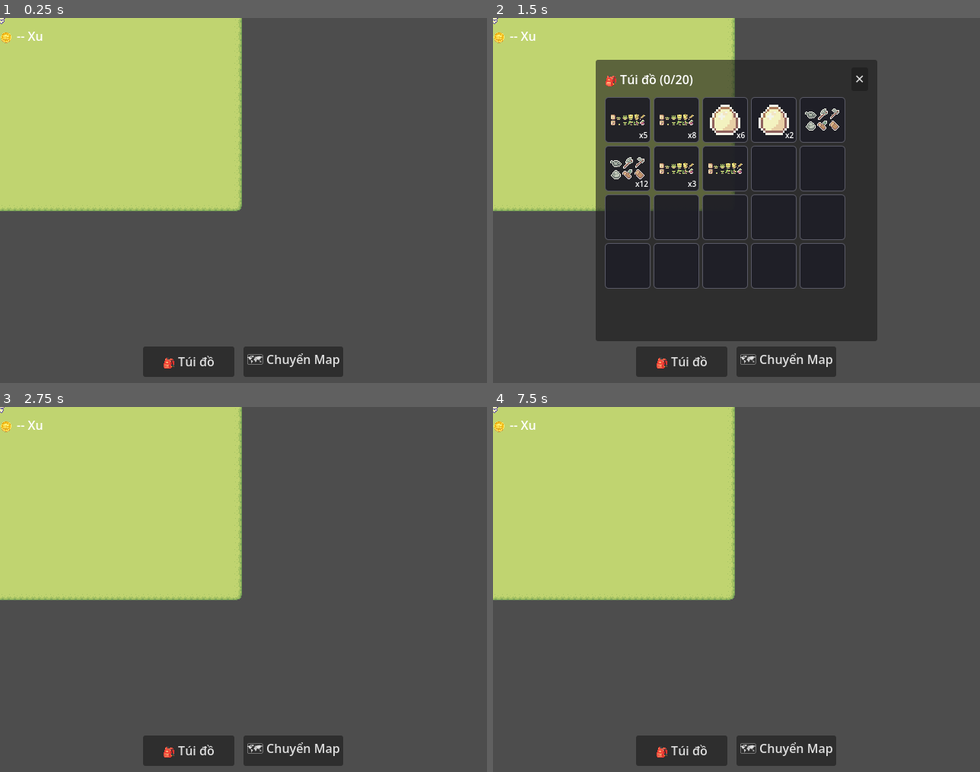
Above: before the commit, frames 1-4 (two rows, left to right).
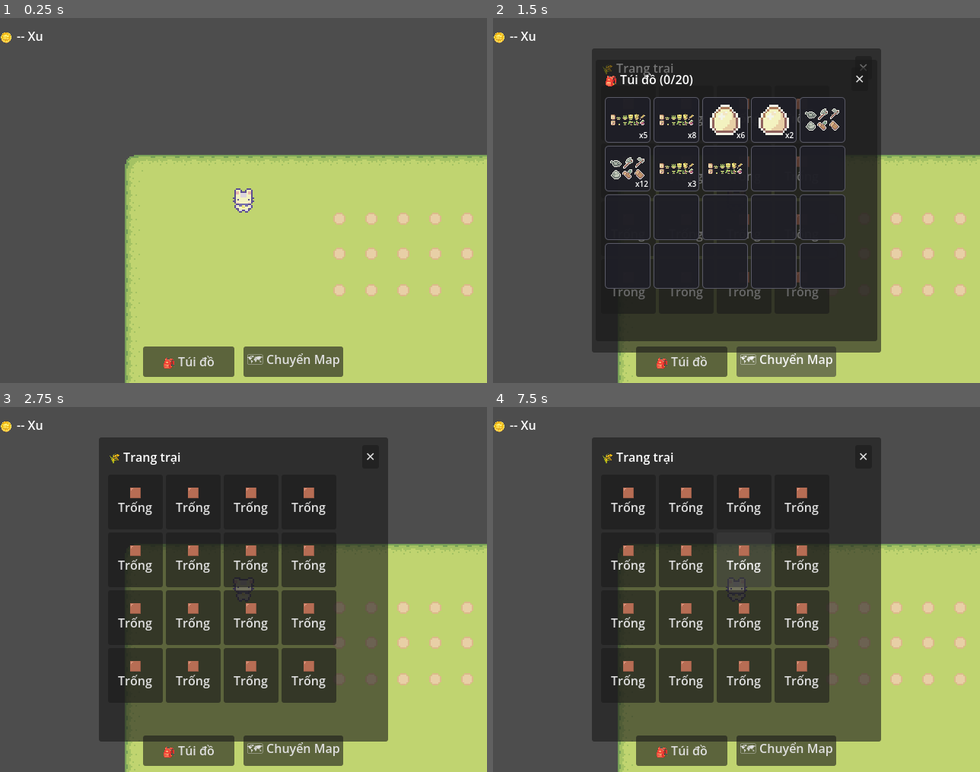
Above: after the commit, the same moments.

Repository: iknizzz1807/avatar-game-online
Game: Godot game, scene res://scenes/game.tscn
Two runs of this game, one before a commit and one after it. Both use one fixed random seed, a clock stepped at 60 frames per second and the inputs below.
Inputs (mouse positions are in pixels of both pictures, inside the frame that each line leads up to):
- Up to frame 1 (0.25 s): no input
- Up to frame 2 (1.5 s): click "🎒 Túi đồ" at 0.5 s; click "🗺 Chuyển Map" at 1.25 s
- Up to frame 3 (2.75 s): click "✕" at 2 s
- Up to frame 4 (7.5 s): click (629, 501) at 2.75 s, where only the run after the commit has a clickable "🟫 Trống"; click (687, 501) at 3.5 s, where only the run after the commit has a clickable "🟫 Trống"; click (746, 501) at 4.25 s, where only the run after the commit has a clickable "🟫 Trống"; click (799, 501) at 5 s, where only the run after the commit has a clickable "🟫 Trống"; click (629, 560) at 5.75 s, where only the run after the commit has a clickable "🟫 Trống"; click (687, 560) at 6.5 s, where only the run after the commit has a clickable "🟫 Trống"; click (746, 560) at 7.25 s, where only the run after the commit has a clickable "🟫 Trống"

The runs differ from the first frame. In frame 1, 66% of the frame differs, in the area x 0-100%, y 0-100%; in frame 2, 38%; in frame 3, 68%; in frame 4, 67%.

Commit message:
add: farm slot

Diff:
--- /dev/null
+++ b/prefabs/farm_slot.tscn
@@ -0,0 +1,29 @@
+[gd_scene format=3 uid="uid://c0qrqh0hpvw52"]
+
+[ext_resource type="Script" uid="uid://w1cn4djqr2r6" path="res://scripts/client/prefabs/farm_slot.gd" id="1_38kc8"]
+[ext_resource type="Texture2D" uid="uid://cwd77kmuayieo" path="res://sprites/Tilesets/Tilled_Dirt_v2.png" id="1_c0c2m"]
+
+[sub_resource type="RectangleShape2D" id="RectangleShape2D_lsl1e"]
+
+[node name="FarmSlot" type="Area2D" unique_id=2131962941]
+script = ExtResource("1_38kc8")
+
+[node name="Background" type="Sprite2D" parent="." unique_id=1690327330]
+texture = ExtResource("1_c0c2m")
+region_enabled = true
+region_rect = Rect2(48, 48, 16, 16)
+
+[node name="Plant" type="Sprite2D" parent="." unique_id=1438899620]
+
+[node name="CollisionShape2D" type="CollisionShape2D" parent="." unique_id=762390403]
+shape = SubResource("RectangleShape2D_lsl1e")
+
+[node name="Timer" type="Label" parent="." unique_id=498076834]
+offset_left = -19.0
+offset_top = -32.0
+offset_right = 21.0
+offset_bottom = -9.0
+theme_override_font_sizes/font_size = 12
+text = "0:00"
+horizontal_alignment = 1
+vertical_alignment = 1
--- a/prefabs/ui/screens/chat.tscn
+++ b/prefabs/ui/screens/chat.tscn
@@ -9,10 +9,12 @@
 anchor_bottom = 1.0
 grow_horizontal = 2
 grow_vertical = 2
+mouse_filter = 2
 script = ExtResource("1_chatscr")
 
-[node name="Panel" type="PanelContainer" parent="."]
+[node name="Panel" type="PanelContainer" parent="." unique_id=738261046]
 layout_mode = 1
+anchors_preset = 3
 anchor_left = 1.0
 anchor_top = 1.0
 anchor_right = 1.0
@@ -24,34 +26,34 @@
 grow_horizontal = 0
 grow_vertical = 0
 
-[node name="VBox" type="VBoxContainer" parent="Panel"]
+[node name="VBox" type="VBoxContainer" parent="Panel" unique_id=676671306]
 layout_mode = 2
 theme_override_constants/separation = 6
 
-[node name="TitleLabel" type="Label" parent="Panel/VBox"]
+[node name="TitleLabel" type="Label" parent="Panel/VBox" unique_id=2107173136]
 layout_mode = 2
 text = "💬 Chat"
 
-[node name="Scroll" type="ScrollContainer" parent="Panel/VBox"]
+[node name="Scroll" type="ScrollContainer" parent="Panel/VBox" unique_id=439116968]
+custom_minimum_size = Vector2(0, 130)
 layout_mode = 2
 size_flags_vertical = 3
-custom_minimum_size = Vector2(0, 130)
 follow_focus = true
 
-[node name="MessageList" type="VBoxContainer" parent="Panel/VBox/Scroll"]
+[node name="MessageList" type="VBoxContainer" parent="Panel/VBox/Scroll" unique_id=1881640948]
 layout_mode = 2
 size_flags_horizontal = 3
 theme_override_constants/separation = 4
 
-[node name="InputRow" type="HBoxContainer" parent="Panel/VBox"]
+[node name="InputRow" type="HBoxContainer" parent="Panel/VBox" unique_id=2028055906]
 layout_mode = 2
 theme_override_constants/separation = 6
 
-[node name="MessageInput" type="LineEdit" parent="Panel/VBox/InputRow"]
+[node name="MessageInput" type="LineEdit" parent="Panel/VBox/InputRow" unique_id=1879568835]
 layout_mode = 2
 size_flags_horizontal = 3
 placeholder_text = "Nhập tin nhắn..."
 
-[node name="SendButton" type="Button" parent="Panel/VBox/InputRow"]
+[node name="SendButton" type="Button" parent="Panel/VBox/InputRow" unique_id=1029285633]
 layout_mode = 2
 text = "Gửi"
--- a/prefabs/ui/screens/farm_map.tscn
+++ b/prefabs/ui/screens/farm_map.tscn
@@ -10,6 +10,7 @@
 anchor_bottom = 1.0
 grow_horizontal = 2
 grow_vertical = 2
+mouse_filter = 2
 script = ExtResource("1_farmscr")
 
 [node name="Panel" type="PanelContainer" parent="." unique_id=797498251]
--- a/prefabs/ui/screens/hud.tscn
+++ b/prefabs/ui/screens/hud.tscn
@@ -9,6 +9,7 @@
 anchor_bottom = 1.0
 grow_horizontal = 2
 grow_vertical = 2
+mouse_filter = 2
 script = ExtResource("1_hudscr")
 
 [node name="TopBar" type="HBoxContainer" parent="." unique_id=1799166588]
--- a/prefabs/ui/screens/inventory.tscn
+++ b/prefabs/ui/screens/inventory.tscn
@@ -54,6 +54,7 @@
 anchor_bottom = 1.0
 grow_horizontal = 2
 grow_vertical = 2
+mouse_filter = 2
 script = ExtResource("1_d8e3d")
 EXAMPLE_SLOTS = Array[ExtResource("3_islot")]([SubResource("ex_1"), SubResource("ex_2"), SubResource("ex_3"), SubResource("ex_4"), SubResource("ex_5"), SubResource("ex_6"), SubResource("ex_7"), SubResource("ex_8")])
 
--- a/scenes/game.tscn
+++ b/scenes/game.tscn
@@ -1,6 +1,7 @@
 [gd_scene format=4 uid="uid://ckhiiatkgwlo8"]
 
 [ext_resource type="TileSet" uid="uid://bc04ursoiq68r" path="res://resources/tile_set.tres" id="1_uwrxv"]
+[ext_resource type="PackedScene" uid="uid://c0qrqh0hpvw52" path="res://prefabs/farm_slot.tscn" id="2_lnu2h"]
 [ext_resource type="PackedScene" uid="uid://c3wsy7q6g5io4" path="res://prefabs/characters/player.tscn" id="2_yqjtg"]
 
 [node name="Game" type="Node2D" unique_id=1962874620]
@@ -9,6 +10,56 @@
 tile_map_data = PackedByteArray("AAAAAAAAAAABAAEAAAAIAAYAAAABAAEAAAAIAAUAAAABAAEAAAAIAAQAAAABAAEAAAAIAAMAAAABAAEAAAAIAA …(7120 unchanged characters)…
 tile_set = ExtResource("1_uwrxv")
 
+[node name="Camera2D" type="Camera2D" parent="." unique_id=693622691]
+zoom = Vector2(2, 2)
+
+[node name="Slots" type="Node2D" parent="." unique_id=2014959014]
+
+[node name="FarmSlot" parent="Slots" unique_id=2131962941 instance=ExtResource("2_lnu2h")]
+position = Vector2(63, 12)
+
+[node name="FarmSlot2" parent="Slots" unique_id=129893656 instance=ExtResource("2_lnu2h")]
+position = Vector2(84, 12)
+
+[node name="FarmSlot3" parent="Slots" unique_id=196088100 instance=ExtResource("2_lnu2h")]
+position = Vector2(105, 12)
+
+[node name="FarmSlot4" parent="Slots" unique_id=161820058 instance=ExtResource("2_lnu2h")]
+position = Vector2(126, 12)
+
+[node name="FarmSlot5" parent="Slots" unique_id=1047430900 instance=ExtResource("2_lnu2h")]
+position = Vector2(147, 12)
+
+[node name="FarmSlot6" parent="Slots" unique_id=1513289336 instance=ExtResource("2_lnu2h")]
+position = Vector2(63, 35)
+
+[node name="FarmSlot7" parent="Slots" unique_id=75582761 instance=ExtResource("2_lnu2h")]
+position = Vector2(84, 35)
+
+[node name="FarmSlot8" parent="Slots" unique_id=364403039 instance=ExtResource("2_lnu2h")]
+position = Vector2(105, 35)
+
+[node name="FarmSlot9" parent="Slots" unique_id=1069415230 instance=ExtResource("2_lnu2h")]
+position = Vector2(126, 35)
+
+[node name="FarmSlot10" parent="Slots" unique_id=24958683 instance=ExtResource("2_lnu2h")]
+position = Vector2(147, 35)
+
+[node name="FarmSlot11" parent="Slots" unique_id=214349757 instance=ExtResource("2_lnu2h")]
+position = Vector2(63, 59)
+
+[node name="FarmSlot12" parent="Slots" unique_id=82548723 instance=ExtResource("2_lnu2h")]
+position = Vector2(84, 59)
+
+[node name="FarmSlot13" parent="Slots" unique_id=1598468687 instance=ExtResource("2_lnu2h")]
+position = Vector2(105, 59)
+
+[node name="FarmSlot14" parent="Slots" unique_id=2003862374 instance=ExtResource("2_lnu2h")]
+position = Vector2(126, 59)
+
+[node name="FarmSlot15" parent="Slots" unique_id=1970652643 instance=ExtResource("2_lnu2h")]
+position = Vector2(147, 59)
+
 [node name="Player" parent="." unique_id=349396540 instance=ExtResource("2_yqjtg")]
 
 [node name="CanvasLayer" type="CanvasLayer" parent="." unique_id=897578316]
--- /dev/null
+++ b/scripts/client/prefabs/farm_slot.gd
@@ -0,0 +1,121 @@
+extends Area2D
+class_name FarmSlot
+
+enum PlotState {
+	EMPTY,
+	SEEDED,
+	GROWING,
+	READY
+}
+
+@onready var plantSprite: Sprite2D = $Plant
+@onready var timerLabel: Label = $Timer
+
+# State variables
+var plotId: int = -1
+var currentState: int = PlotState.EMPTY
+var readyAtUnixTime: int = 0
+var currentSeedId: String = ""
+
+# For local testing, simulate a short growth time (e.g. 5 seconds)
+var LOCAL_GROWTH_DURATION: int = 5
+
+func _ready() -> void:
+	# Ensure Area2D can detect clicks
+	input_pickable = true
+	input_event.connect(_on_input_event)
+	_update_visuals()
+
+func _process(_delta: float) -> void:
+	if currentState == PlotState.GROWING:
+		var currentTime: int = int(Time.get_unix_time_from_system())
+		var timeLeft: int = readyAtUnixTime - currentTime
+
+		if timeLeft > 0:
+			timerLabel.text = _format_time(timeLeft)
+			timerLabel.visible = true
+		else:
+			# --- LOCAL ONLY BEHAVIOR ---
+			# Locally, we automatically transition to READY when the timer hits 0.
+			#
+			# TODO [SERVER SYNC]:
+			# Do NOT auto-transition on the client! Phase 4 says Go Server runs a background
+			# job and will push the "READY" event to the client.
+			# We should just show "00:00" and wait for the network event.
+			currentState = PlotState.READY
+			_update_visuals()
+	else:
+		timerLabel.visible = false
+
+# ─── USER INTERACTION ─────────────────────────────────────────────────────────
+
+func _on_input_event(_viewport: Node, event: InputEvent, _shapeIdx: int) -> void:
+	if event is InputEventMouseButton and event.pressed and event.button_index == MOUSE_BUTTON_LEFT:
+		_handle_click()
+
+func _handle_click() -> void:
+	match currentState:
+		PlotState.EMPTY:
+			print("Local: Planting seed.")
+			# TODO [SERVER SYNC]: Send plant request to Go Server.
+			# e.g., NetworkManager.send_plant_request(plotId, selectedSeedId)
+			# Do NOT change state here in production, wait for the Server's "OK" response.
+			currentState = PlotState.SEEDED
+			currentSeedId = "tomato_seed"
+			_update_visuals()
+
+		PlotState.SEEDED:
+			print("Local: Watering plot.")
+			# TODO [SERVER SYNC]: Send water request to Go Server.
+			# e.g., NetworkManager.send_water_request(plotId)
+			# The server response should include the `readyAt` unix timestamp.
+			currentState = PlotState.GROWING
+			readyAtUnixTime = int(Time.get_unix_time_from_system()) + LOCAL_GROWTH_DURATION
+			_update_visuals()
+
+		PlotState.GROWING:
+			print("Local: Plot is growing, please wait.")
+
+		PlotState.READY:
+			print("Local: Harvesting plot.")
+			# TODO [SERVER SYNC]: Send harvest request to Go Server.
+			# e.g., NetworkManager.send_harvest_request(plotId)
+			# The server will deduct the plant, add to inventory, and return "OK".
+			currentState = PlotState.EMPTY
+			currentSeedId = ""
+			_update_visuals()
+
+# ─── HELPER FUNCTIONS ─────────────────────────────────────────────────────────
+
+func _update_visuals() -> void:
+	match currentState:
+		PlotState.EMPTY:
+			plantSprite.visible = false
+			# Remove any modulate trick we use for local testing
+			$Background.modulate = Color(1.0, 1.0, 1.0)
+
+		PlotState.SEEDED:
+			# TODO: Once you have sprites, assign the SeedBag or DirtMound texture
+			# plantSprite.texture = load("...")
+			# plantSprite.visible = true
+			# Local debug visual: darken the background a bit to show it's seeded/watered
+			$Background.modulate = Color(0.8, 0.6, 0.4)
+
+		PlotState.GROWING:
+			# TODO: Assign the sprout texture
+			# plantSprite.texture = load("...")
+			# plantSprite.visible = true
+			# Local debug visual: make it a bit green
+			$Background.modulate = Color(0.5, 0.8, 0.5)
+
+		PlotState.READY:
+			# TODO: Assign the mature crop texture
+			# plantSprite.texture = load("...")
+			# plantSprite.visible = true
+			# Local debug visual: make it very green
+			$Background.modulate = Color(0.2, 0.9, 0.2)
+
+func _format_time(seconds: int) -> String:
+	var minutes: int = seconds / 60
+	var remainingSeconds: int = seconds % 60
+	return str(minutes).pad_zeros(2) + ":" + str(remainingSeconds).pad_zeros(2)
Not shown: 1 places in prefabs/ui/screens/chat.tscn that only renumber resources
Not shown, added: scripts/client/prefabs/farm_slot.gd.uid
Not shown, changed: avatar_todo.md
